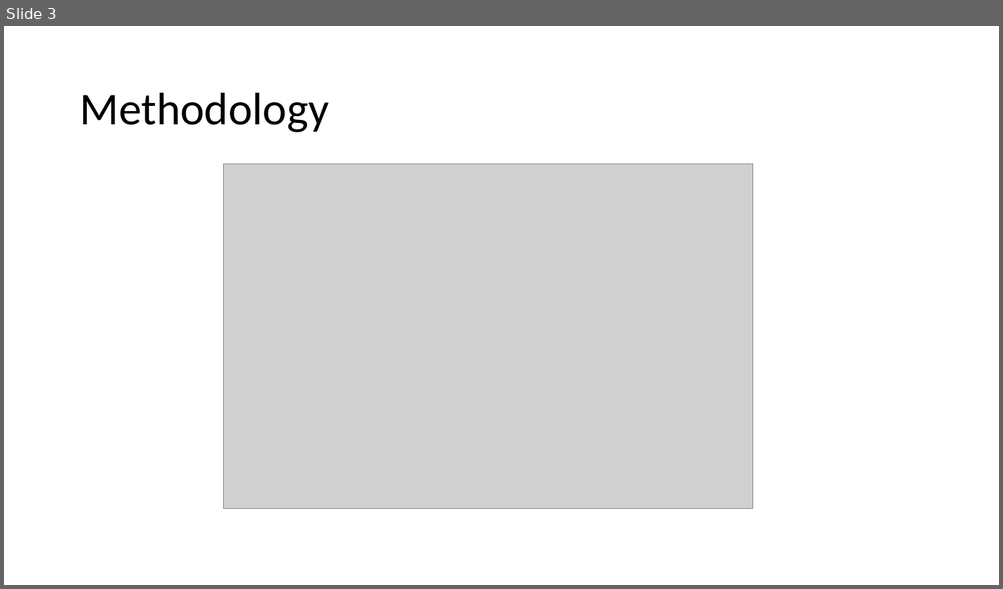
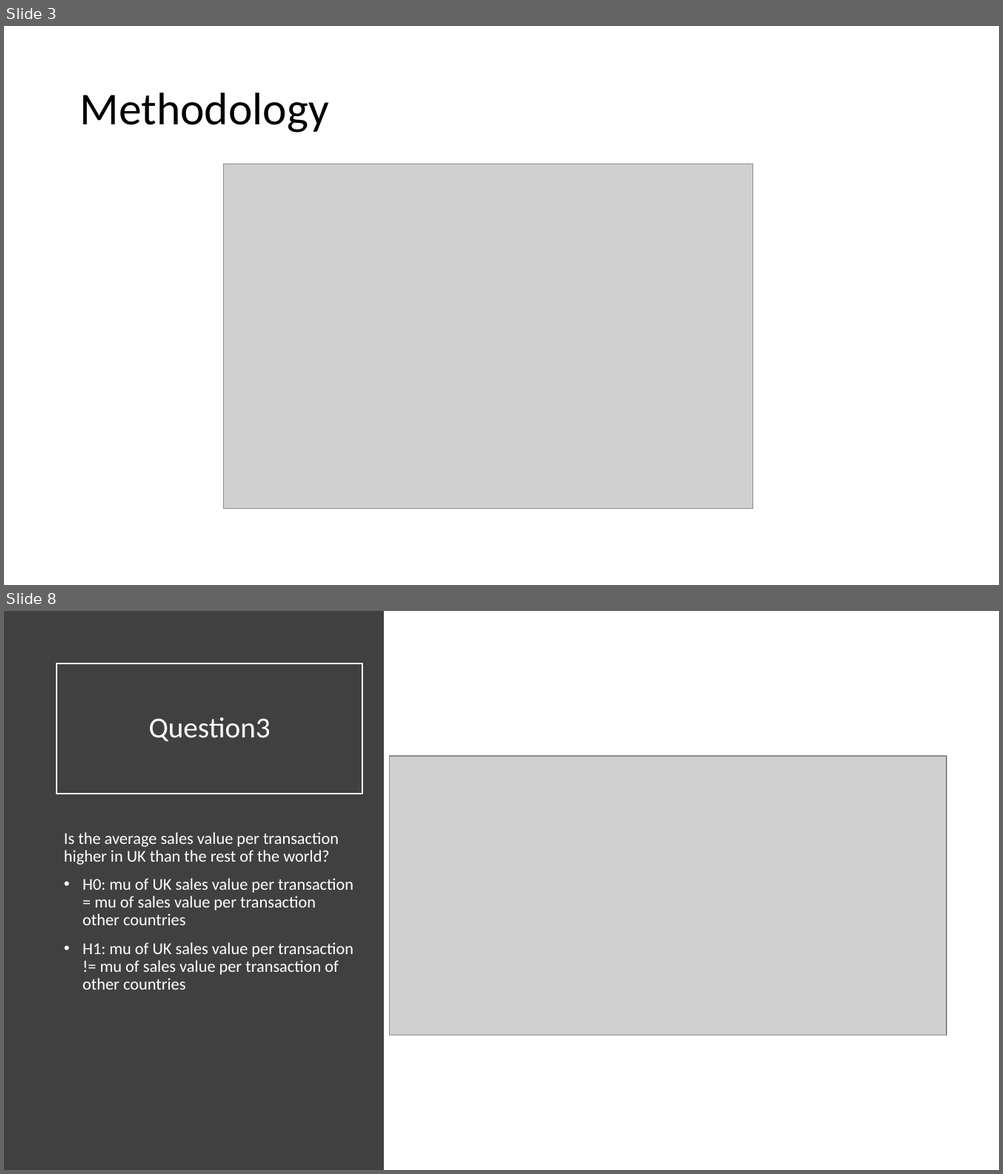
Before and after one commit to alexxlu/dsc-2-final-project-online-ds-pt-100118, a slide deck: Project2 ppt.pptx. Shown one above the other, each under a label of ours: slide 3 before the commit, slides 3 and 8 after it; the slides between them are not shown. The pictures are 1003x589 and 1003x1174 pixels, drawn with LibreOffice and Linux fonts; fonts in the diff are those of the drawing; grey boxes stand for pictures. Boxes give left, top, right and bottom in pixels: in the first picture for what was removed or moved away, otherwise in the second. Text is boxed around its words. In the diff, an @@ line names an element or a change of style, - is before the commit and + after.

```diff
--- a/Project2 ppt.pptx
+++ b/Project2 ppt.pptx
@@ slide 8 added at box(4, 611, 999, 1170), background #FFFFFF @@
@@ rectangle added at box(4, 611, 384, 1170), fill #404040 @@
@@ title added at box(57, 664, 362, 794), outline #FFFFFF 1.5 pt, 28 pt, text #FFFFFF @@
+Question3
@@ picture added at box(390, 756, 946, 1036) @@
@@ text added at box(64, 832, 353, 990), 16 pt, text #FFFFFF @@
+Is the average sales value per transaction higher in UK than the rest of the world?
+• H0: mu of UK sales value per transaction = mu of sales value per transaction other countries
+• H1: mu of UK sales value per transaction != mu of sales value per transaction of other countries
```
Also in this commit, not shown: 6 slides changed, 3 other slides added, 6 other files.
